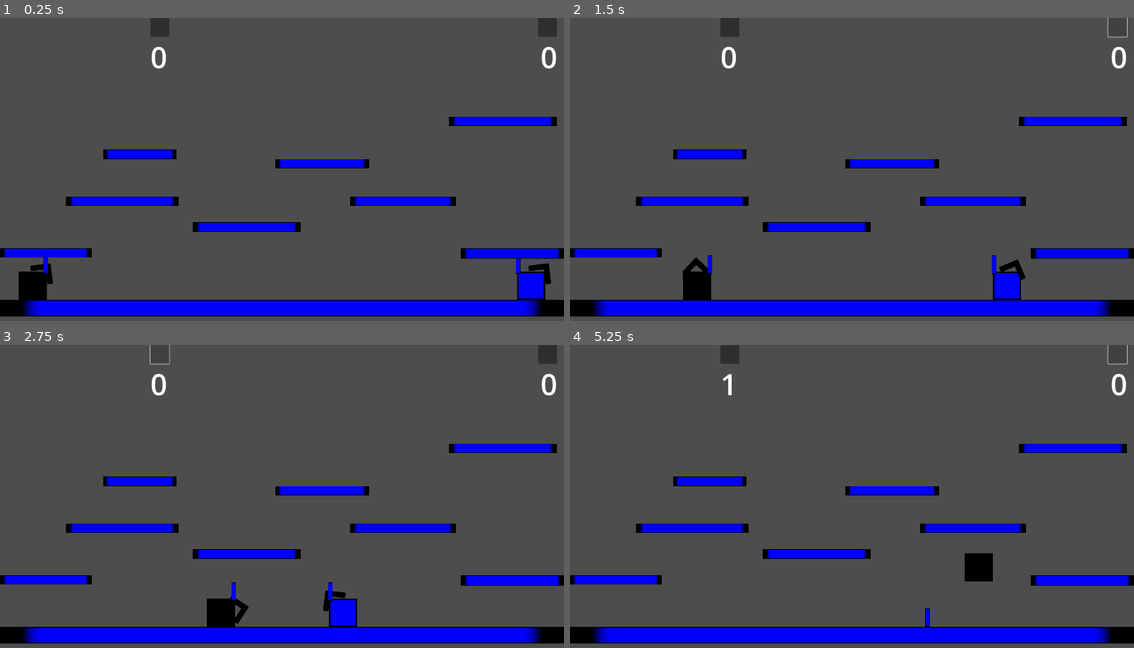
Above: before the commit, frames 1-4 (two rows, left to right).
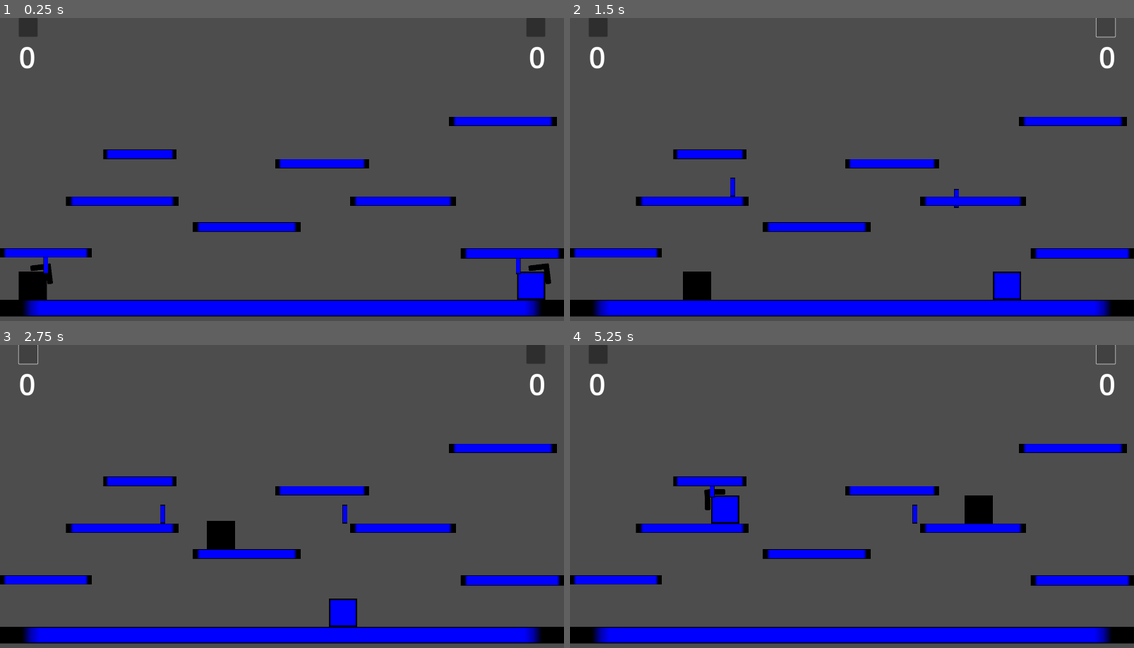
Above: after the commit, the same moments.

Repository: ra314/micro-swords
Game: Godot game, scene res://Main.tscn
Two runs of this game, one before a commit and one after it. Both use one fixed random seed, a clock stepped at 60 frames per second and the inputs below.
Inputs (mouse positions are in pixels of both pictures, inside the frame that each line leads up to; where the layout moved, square brackets give the same spot in the first picture):
- Up to frame 1 (0.25 s): no input
- Up to frame 2 (1.5 s): click (598, 27) [727, 27] at 0.5 s; click (1105, 27) [1117, 27] at 1.25 s
- Up to frame 3 (2.75 s): click (28, 354) [157, 354] at 2 s
- Up to frame 4 (5.25 s): click (1105, 354) [1117, 354] at 2.75 s; click (598, 354) [727, 354] at 3.5 s; click (1105, 354) [1117, 354] at 4.25 s; tap Z (BLACK) at 5.1 s

The runs differ from the first frame. In frame 1, 1.0% of the frame differs, in the area x 3-99%, y 0-17%; in frame 2, 1.2%; in frame 3, 2.0%; in frame 4, 2.5%, in the area x 3-99%, y 0-94%.

Commit message:
Fixed a bug that was causing unexpected sword flipping.

Diff:
--- a/Main.tscn
+++ b/Main.tscn
@@ -51,6 +51,7 @@
 collision_mask = 1
 state = 2
 sword_name = 1
+direction = 1
 
 [node name="Sword2" parent="." instance=ExtResource("4_2fpqd")]
 position = Vector2(1816, 808)
@@ -60,27 +61,27 @@
 sword_name = 2
 
 [node name="Button1" type="Button" parent="."]
-offset_left = 512.0
-offset_right = 576.0
+offset_left = 64.0
+offset_right = 128.0
 offset_bottom = 64.0
 
 [node name="Button2" type="Button" parent="."]
-offset_left = 1832.0
-offset_right = 1896.0
+offset_left = 1792.0
+offset_right = 1856.0
 offset_bottom = 64.0
 
 [node name="BlackScore" type="Label" parent="."]
-offset_left = 512.0
+offset_left = 64.0
 offset_top = 64.0
-offset_right = 569.0
+offset_right = 121.0
 offset_bottom = 204.0
 theme_override_font_sizes/font_size = 100
 text = "0"
 
 [node name="BlueScore" type="Label" parent="."]
-offset_left = 1840.0
+offset_left = 1800.0
 offset_top = 64.0
-offset_right = 1897.0
+offset_right = 1857.0
 offset_bottom = 204.0
 theme_override_font_sizes/font_size = 100
 text = "0"
--- a/Sword.gd
+++ b/Sword.gd
@@ -6,7 +6,7 @@
 # Get the gravity from the project settings to be synced with RigidBody nodes.
 @export var state: ENUMS.SWORD_STATE
 @export var sword_name: ENUMS.HELD_ITEM
-var direction: ENUMS.DIRECTION
+@export var direction: ENUMS.DIRECTION
 var hor_speed: float
 var root: Root
 
@@ -33,6 +33,12 @@
 func collision_layer():
 	return ConstData.HELD_ITEM_TO_COLLISION_LAYER[sword_name]
 
+func set_velocity_based_on_direction():
+	if direction == ENUMS.DIRECTION.RIGHT:
+		velocity.x = hor_speed
+	else:
+		velocity.x = -hor_speed
+
 func _physics_process(delta):
 	if state == ENUMS.SWORD_STATE.THROWN:
 		# MOVE
@@ -43,19 +49,14 @@
 			become_grounded()
 		else:
 			# Handle switching directions
-			if Utils.approx_equal(position.x, 488):
+			if Utils.approx_equal(position.x, 0):
 				direction = ENUMS.DIRECTION.RIGHT
 			elif Utils.approx_equal(position.x, 1920-16):
 				direction = ENUMS.DIRECTION.LEFT
 
 			# Set velocity based on direction
-			if direction == ENUMS.DIRECTION.RIGHT:
-				velocity.x = hor_speed
-			else:
-				velocity.x = -hor_speed
+			set_velocity_based_on_direction()
 			velocity.y += ConstData.GRAVITY * delta
-#			if velocity.y > 0:
-#				print("hello")
 
 	elif state == ENUMS.SWORD_STATE.HELD:
 		pass
@@ -88,12 +89,10 @@
 func action(_direction: ENUMS.DIRECTION, rot_deg: int):
 	direction = _direction
 	assert(state == ENUMS.SWORD_STATE.HELD)
-	var new_y = sin(deg_to_rad(rot_deg))*THROW_SPEED
-	var new_x = cos(deg_to_rad(rot_deg))*THROW_SPEED
-	hor_speed = new_x
-	velocity = Vector2(new_x, -new_y)
-	if direction == ENUMS.DIRECTION.LEFT:
-		velocity.x *= -1
+	var new_y = sin(deg_to_rad(abs(rot_deg)))*THROW_SPEED
+	hor_speed = abs(cos(deg_to_rad(abs(rot_deg)))*THROW_SPEED)
+	velocity.y = -new_y
+	set_velocity_based_on_direction()
 	state = ENUMS.SWORD_STATE.THROWN
 
 func die():
--- a/Swordsman.gd
+++ b/Swordsman.gd
@@ -25,7 +25,7 @@
 	match swordsman_name:
 		ENUMS.SWORDSMAN.BLACK:
 			name = "Black"
-			position = Vector2(488, 864)
+			position = Vector2(0, 864)
 			modulate = Color(0, 0, 0, 1)
 			set_collision_layer_value(2, true)
 			set_collision_mask_value(1, true)
@@ -91,7 +91,7 @@
 #			print("hello")
 
 	# Handle switching directions
-	if Utils.approx_equal(position.x, 488):
+	if Utils.approx_equal(position.x, 0):
 		direction = ENUMS.DIRECTION.RIGHT
 		if held_item != ENUMS.HELD_ITEM.NONE:
 			update_held_sword_location(root.get_sword(held_item))
